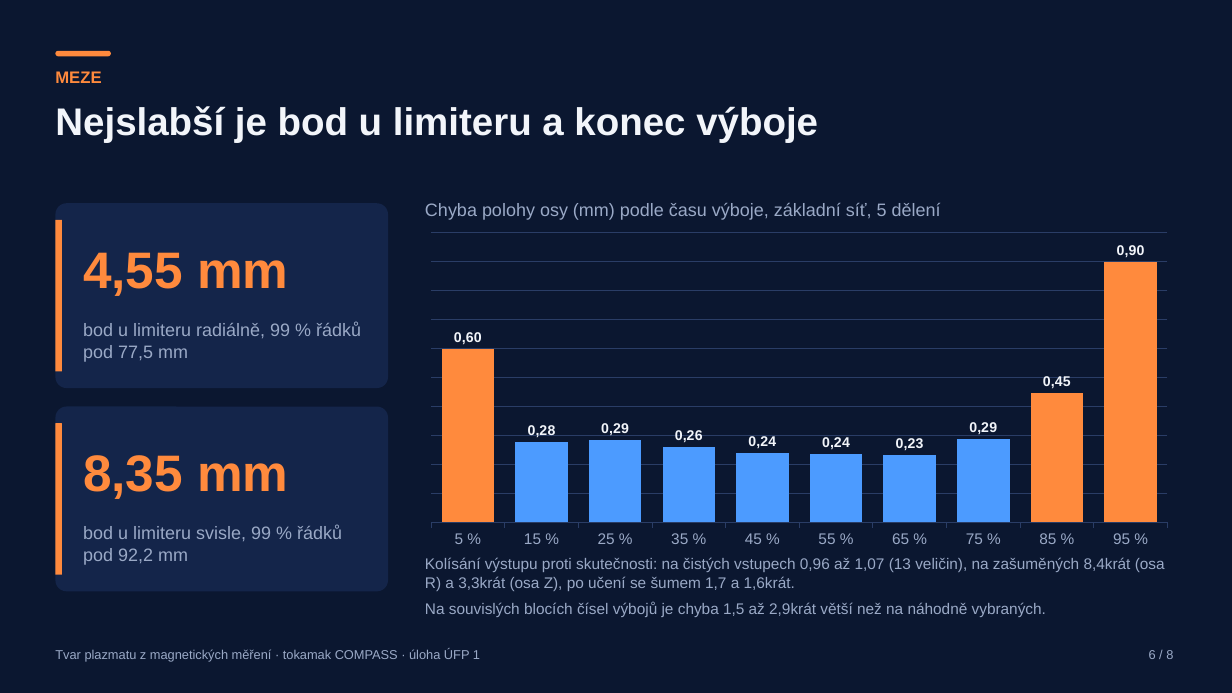
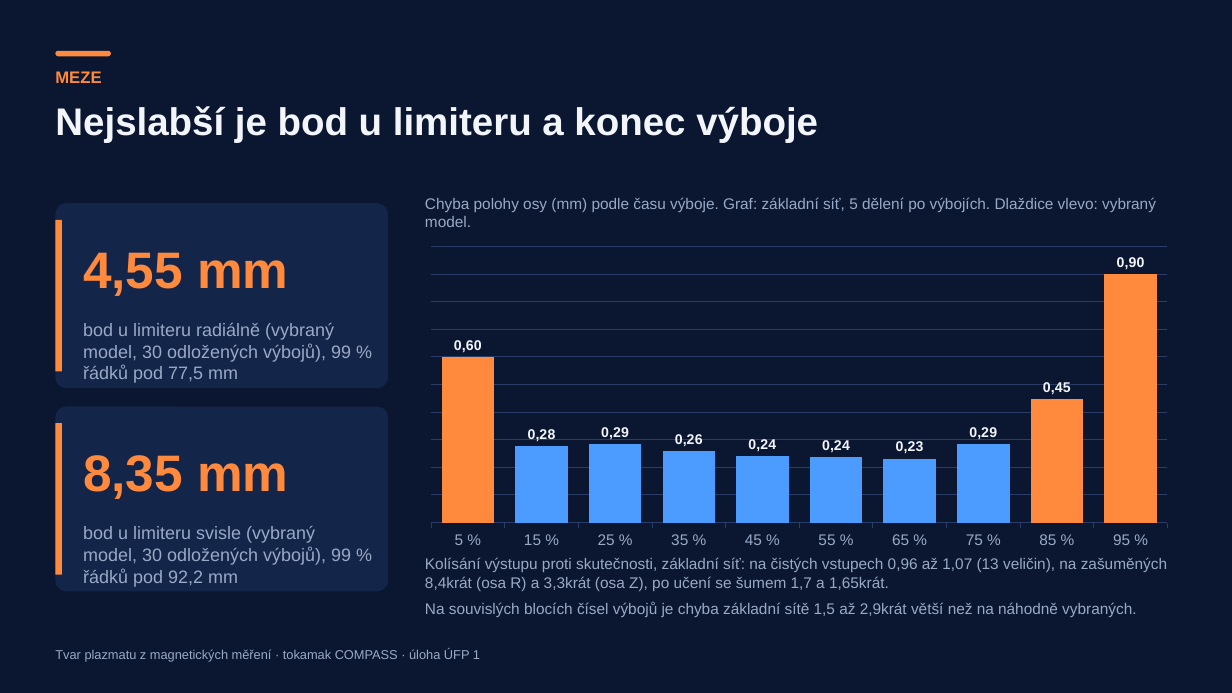
Before and after one commit to mschiller890/hackathon, a slide deck: slide 12 of presentation/deck/slides.pptx. Drawn at 1232x693 pixels with LibreOffice and Linux fonts; fonts in the diff are those of the drawing. Boxes give left, top, right and bottom in pixels: in the first picture for what was removed or moved away, otherwise in the second. Text is boxed around its words. In the diff, an @@ line names an element or a change of style, - is before the commit and + after.

```diff
--- a/presentation/deck/slides.pptx
+++ b/presentation/deck/slides.pptx
@@ text at (425, 197, 1156, 227): text changed; size 14 to 12 pt @@
-Chyba polohy osy (mm) podle času výboje, základní síť, 5 dělení
+Chyba polohy osy (mm) podle času výboje. Graf: základní síť, 5 dělení po výbojích. Dlaždice vlevo: vybraný model.
@@ column chart: place and size @@
-column chart at (416, 226, 1183, 555)
+column chart at (416, 240, 1183, 555)
@@ text at (83, 323, 351, 383): text changed @@
-bod u limiteru radiálně, 99 % řádků pod 77,5 mm
+bod u limiteru radiálně (vybraný model, 30 odložených výbojů), 99 % řádků pod 77,5 mm
@@ text at (83, 526, 351, 587): text changed @@
-bod u limiteru svisle, 99 % řádků pod 92,2 mm
+bod u limiteru svisle (vybraný model, 30 odložených výbojů), 99 % řádků pod 92,2 mm
@@ text at (425, 557, 1167, 617): text changed @@
-Kolísání výstupu proti skutečnosti: na čistých vstupech 0,96 až 1,07 (13 veličin), na zašuměných 8,4krát (osa R) a 3,3krát (osa Z), po učení se šumem 1,7 a 1,6krát.
-Na souvislých blocích čísel výbojů je chyba 1,5 až 2,9krát větší než na náhodně vybraných.
+Kolísání výstupu proti skutečnosti, základní síť: na čistých vstupech 0,96 až 1,07 (13 veličin), na zašuměných 8,4krát (osa R) a 3,3krát (osa Z), po učení se šumem 1,7 a 1,65krát.
+Na souvislých blocích čísel výbojů je chyba základní sítě 1,5 až 2,9krát větší než na náhodně vybraných.
@@ text removed at (1149, 650, 1173, 659) @@
-6 / 8
```
Also in this commit, not shown: 13 other slides changed, 1 other file.
